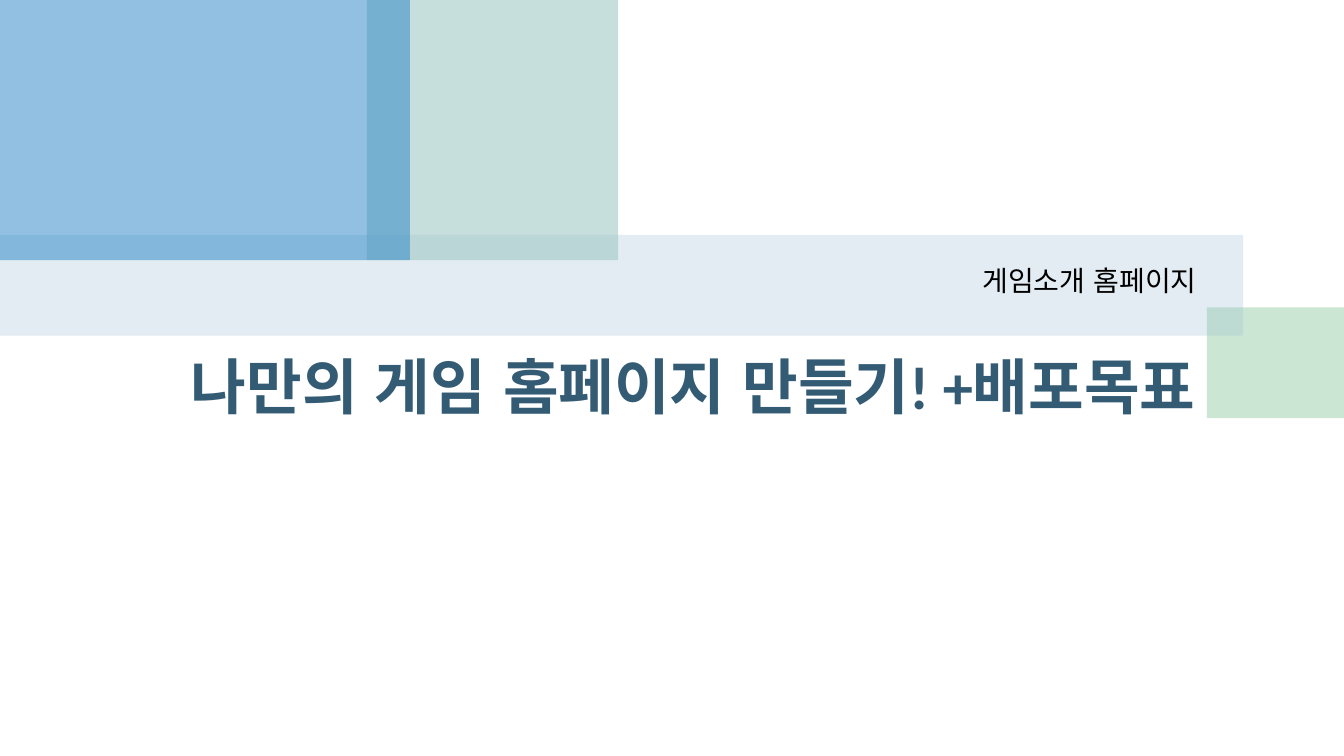
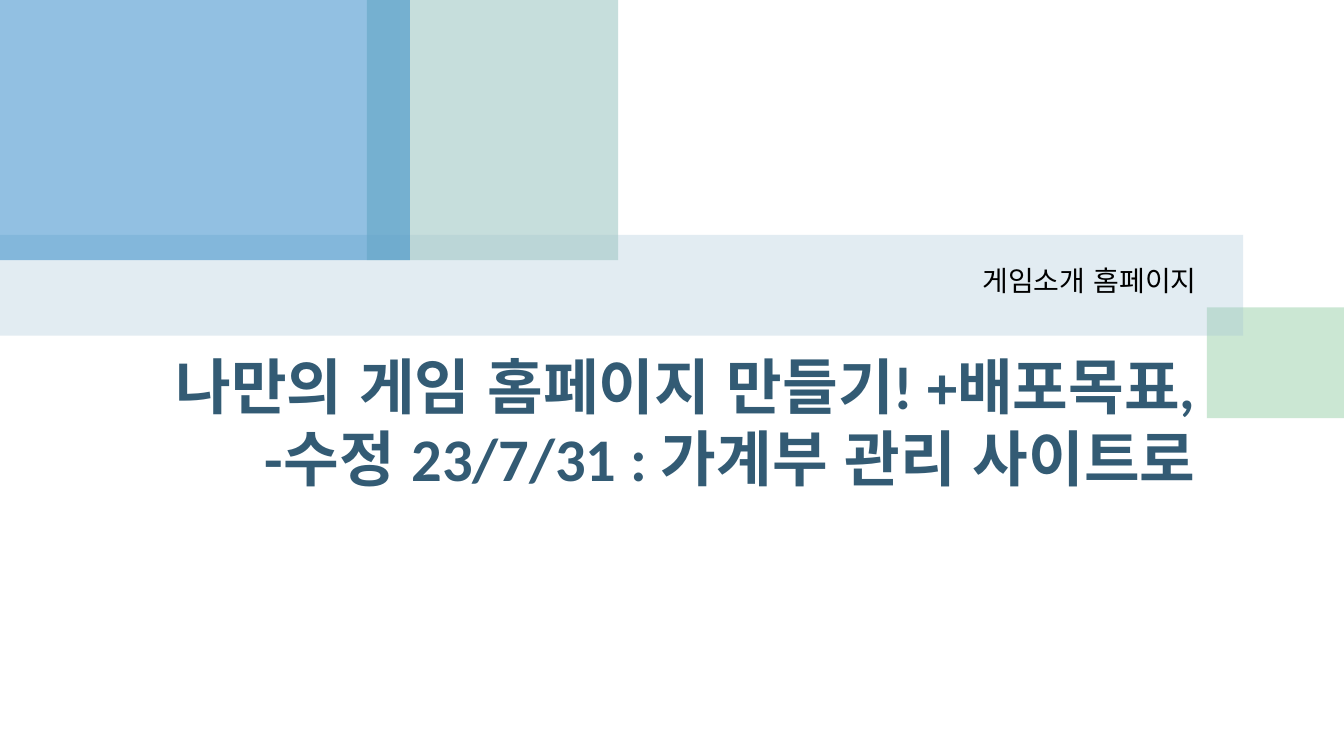
Before and after one commit to BellTigerLee/SelfHomepage, a slide deck: slide 1 of 홈페이지를 만들어보자.pptx. Drawn at 1344x756 pixels with LibreOffice and Linux fonts; fonts in the diff are those of the drawing; background and template pictures are left out. Boxes give left, top, right and bottom in pixels: in the first picture for what was removed or moved away, otherwise in the second. Text is boxed around its words. In the diff, an @@ line names an element or a change of style, - is before the commit and + after.

Commit message:
PPT 주제수정

```diff
--- a/홈페이지를 만들어보자.pptx
+++ b/홈페이지를 만들어보자.pptx
@@ title at (175, 358, 1196, 487): text changed @@
-나만의 게임 홈페이지 만들기! +배포목표
+나만의 게임 홈페이지 만들기! +배포목표,
+-수정 23/7/31 : 가계부 관리 사이트로
```
Also in this commit, not shown: 1 other file.
